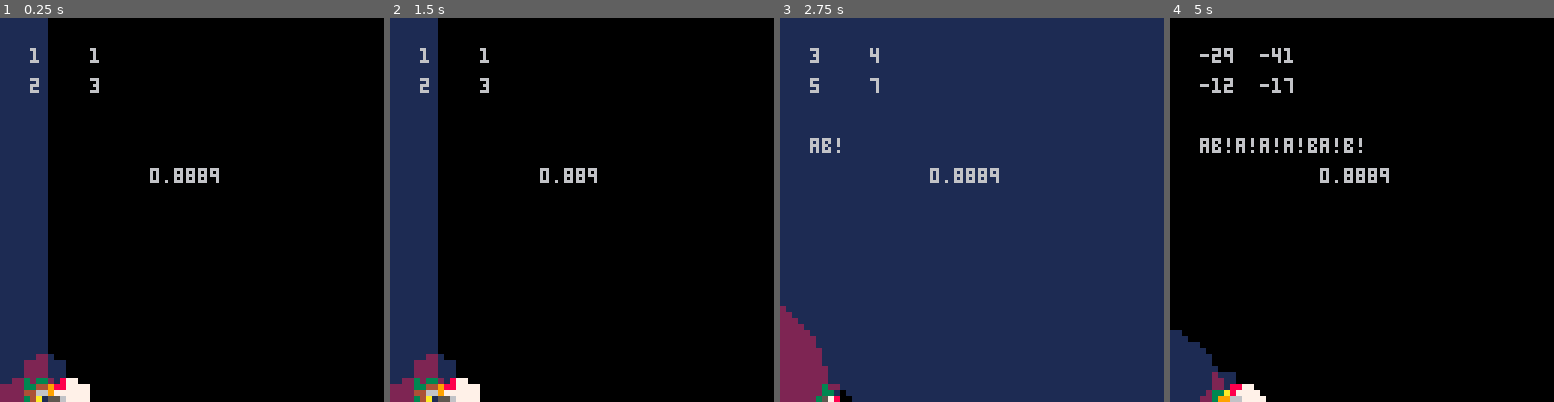
Above: before the commit, frames 1-4 (left to right).
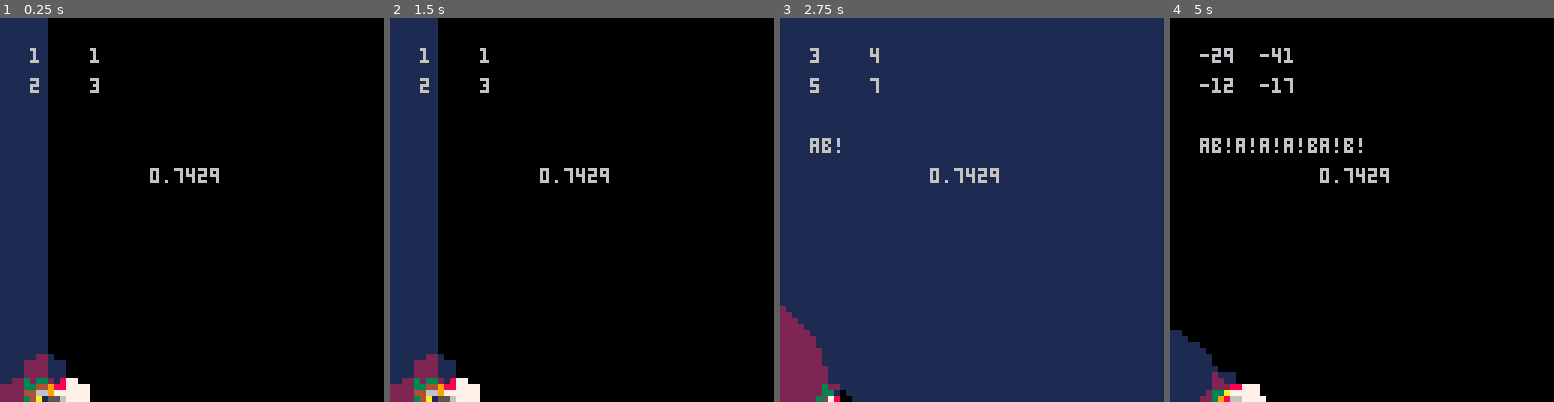
Above: after the commit, the same moments.

Repository: m4thpro/sl2z
Game: PICO-8 cartridge sl2z.p8
Same seed, same stepped clock (60 frames per second), same inputs: the game is played once before the commit and once after it.
Inputs:
- Up to frame 1 (0.25 s): no input
- Up to frame 2 (1.5 s): no input
- Up to frame 3 (2.75 s): hold Left 1.97-2.37 s; hold Down from 2.42 s (still down)
- Up to frame 4 (5 s): release Down at 2.82 s; hold Right 2.87-3.53 s; hold Up 3.58-4.08 s; hold Right 4.13-4.53 s; hold Down from 4.58 s (still down)

The runs differ from the first frame. In frame 1, less than 0.1% of the frame differs, in the area x 45-54%, y 39-43%; in frame 2, 0.2%; in frame 3, less than 0.1%; in frame 4, 0.2%, in the area x 14-54%, y 39-100%.

Commit message:
faster still

Diff:
--- a/sl2z.p8
+++ b/sl2z.p8
@@ -87,7 +87,6 @@
    local cx, cy
 
    local scale  = 0.5
-   local y = 127 / 32
    local x, c
 
    local dxd = m01^2/256 + 1/8*m01*m11
@@ -97,25 +96,27 @@
    local m012 = m01^2
    local m0001 = m00*m01
 
-   local start = time()
+   local y = 127 / 32
+   local y2 = y*y
 
    for j = 1, 64 do
-      dx =  m01^2*y^2 + 4*m01^2 - 4*m01*m11 + m11^2
-      nx =  m00*m01*y^2 + 4*m00*m01 - 2*m01*m10 - 2*m00*m11 + m10*m11
-      dy =  m01^2*y^2 + 4*m01^2 - 4*m01*m11 + m11^2
+      dx =  m012*y2 + 4*m012 - 4*m01*m11 + m11^2
+      nx =  m0001*y2 + 4*m0001 - 2*m01*m10 - 2*m00*m11 + m10*m11
+      dy =  m012*y2 + 4*m012 - 4*m01*m11 + m11^2
       ny =  -m01*m10*y + m00*m11*y
+      y2 += 1/256 - y/8
       y -= 1/16
 
-      x = -2
+      x = -2/8
       for i = 1, 64 do
-	 dx += m012*x/8 + dxd
-	 nx += m0001*x/8 + nxd
-	 dy += m012*x/8 + dyd
-	 x += 1/16
+	 dx += m012*x + dxd
+	 nx += m0001*x + nxd
+	 dy += m012*x + dyd
+	 x += 1/16/8
 
 	 c = (flr(2*nx/dx)%8) + (flr(2*ny/dy)%8)
-	 poke( vmem, c + 16*c )
-	 poke( vmem + 64, c + 16*c )
+	 poke( vmem, 17 * c )
+	 poke( vmem + 64, 17 * c )
 	 vmem = vmem + 1
       end
       vmem = vmem + 64
